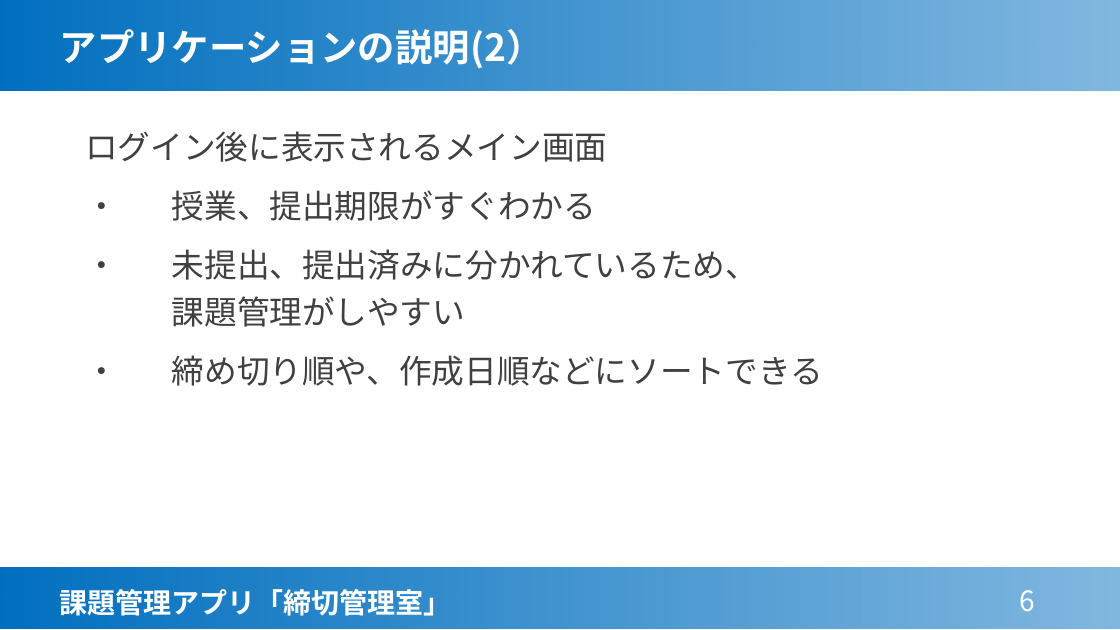
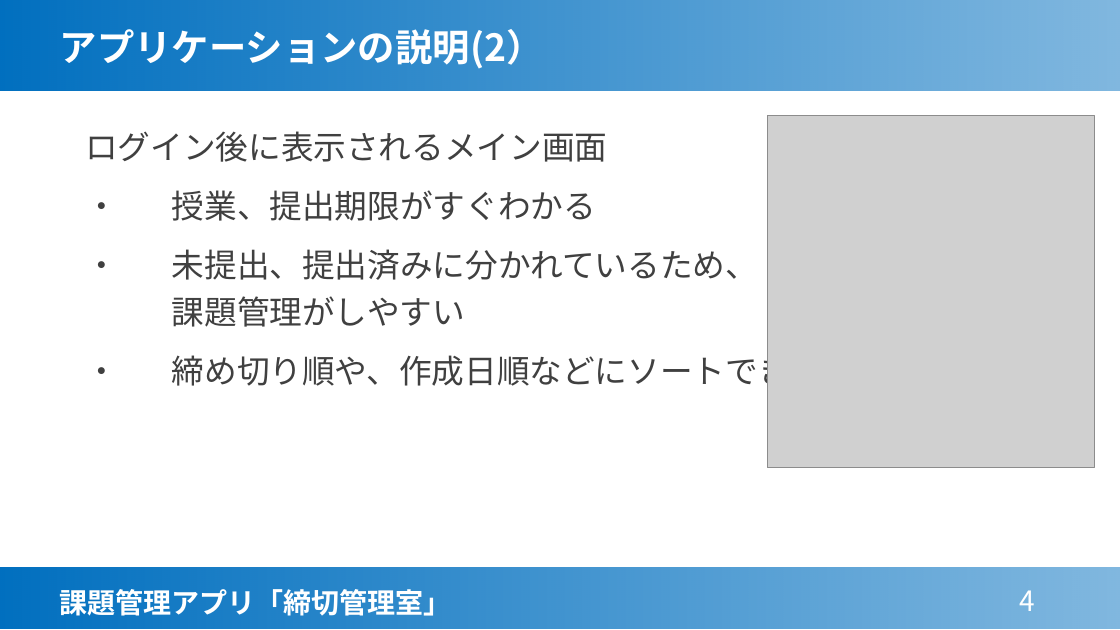
Before and after one commit to takumi-0623/database, a slide deck: slide 4 of RTA.pptx (slide 6 before the commit). Drawn at 1120x630 pixels with LibreOffice and Linux fonts; fonts in the diff are those of the drawing; grey boxes stand for pictures. Boxes give left, top, right and bottom in pixels: in the first picture for what was removed or moved away, otherwise in the second. Text is boxed around its words. In the diff, an @@ line names an element or a change of style, - is before the commit and + after.

```diff
--- a/RTA.pptx
+++ b/RTA.pptx
@@ picture added at box(767, 115, 1095, 468) @@
@@ page number at box(1019, 590, 1035, 611): text changed @@
-6
+4
```
Also in this commit, not shown: 3 other slides changed, 6 slides removed.
